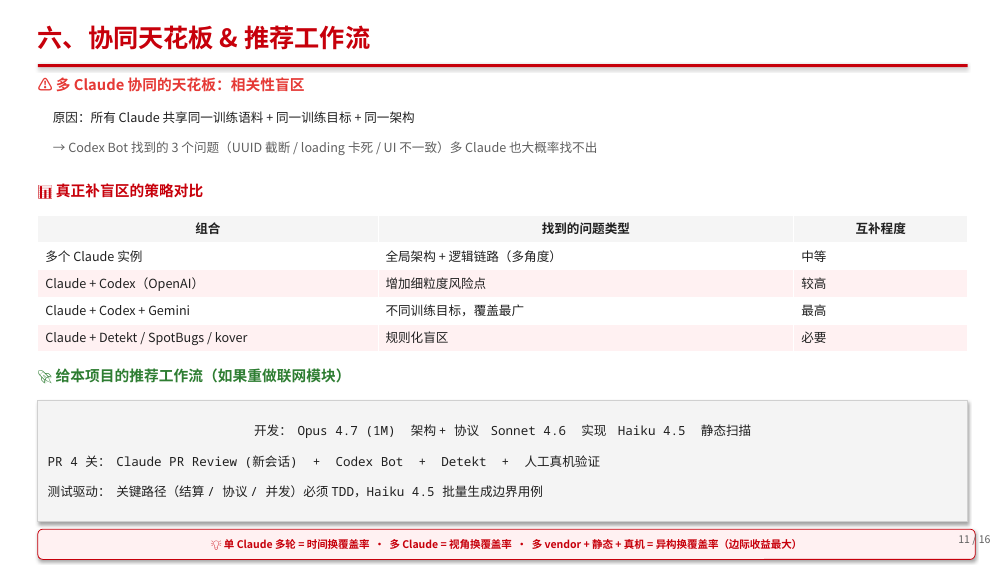
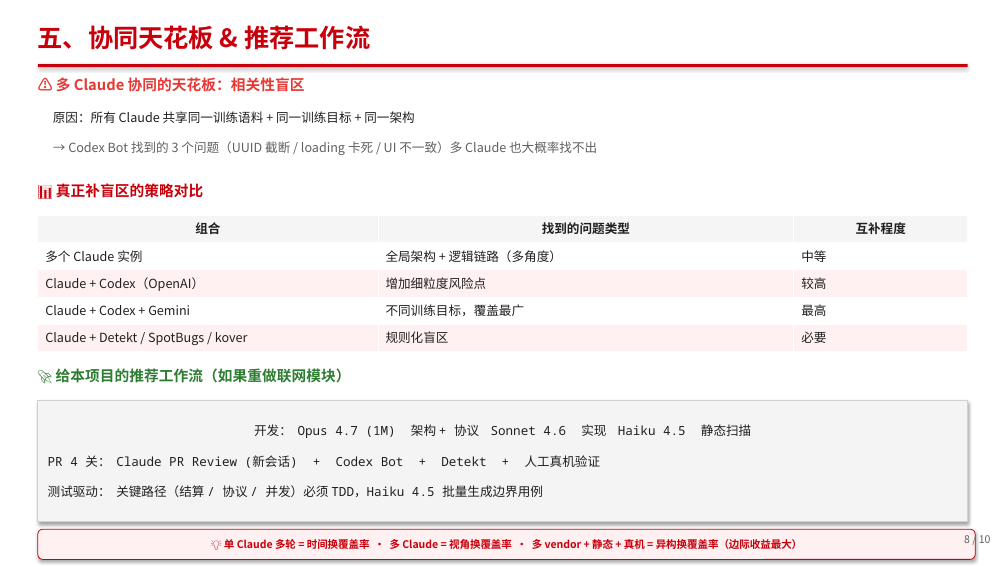
Before and after one commit to berming/AndroidAPP, a slide deck: slide 8 of docs/dev_summary.pptx (slide 11 before the commit). Drawn at 1008x567 pixels with LibreOffice and Linux fonts; fonts in the diff are those of the drawing. Boxes give left, top, right and bottom in pixels: in the first picture for what was removed or moved away, otherwise in the second. Text is boxed around its words. In the diff, an @@ line names an element or a change of style, - is before the commit and + after.

```diff
--- a/docs/dev_summary.pptx
+++ b/docs/dev_summary.pptx
@@ text at [38, 25, 370, 50]: text changed @@
-六、协同天花板 & 推荐工作流
+五、协同天花板 & 推荐工作流
@@ text at [964, 535, 991, 543]: text changed @@
-11 / 16
+8 / 10
```
Also in this commit, not shown: 9 other slides changed, 6 slides removed, 1 other file.
